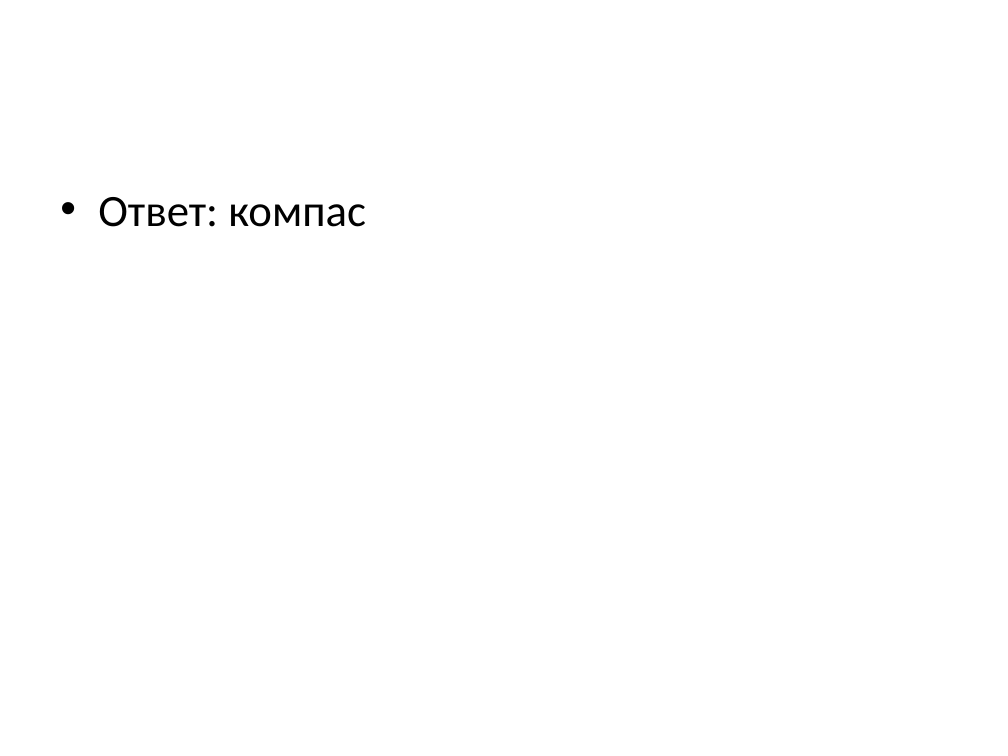
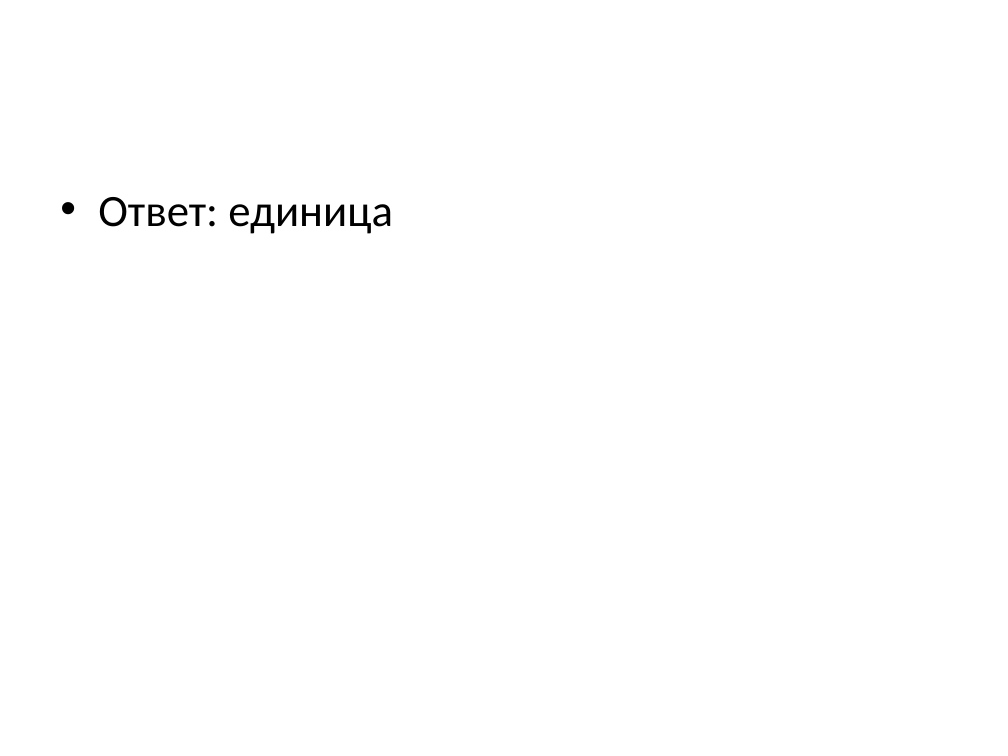
Before and after one commit to o1egnazarov/python-project-for-unvi, a slide deck: slide 12 of output_presentation.pptx (slide 10 before the commit). Drawn at 1008x756 pixels with LibreOffice and Linux fonts; fonts in the diff are those of the drawing. Boxes give left, top, right and bottom in pixels: in the first picture for what was removed or moved away, otherwise in the second. Text is boxed around its words. In the diff, an @@ line names an element or a change of style, - is before the commit and + after.

```diff
--- a/output_presentation.pptx
+++ b/output_presentation.pptx
@@ text at (98,197,393,234): text changed @@
-• Ответ: компас
+• Ответ: единица
```
Also in this commit, not shown: 3 other slides changed, 8 slides added, 6 slides removed, 2 other files.
